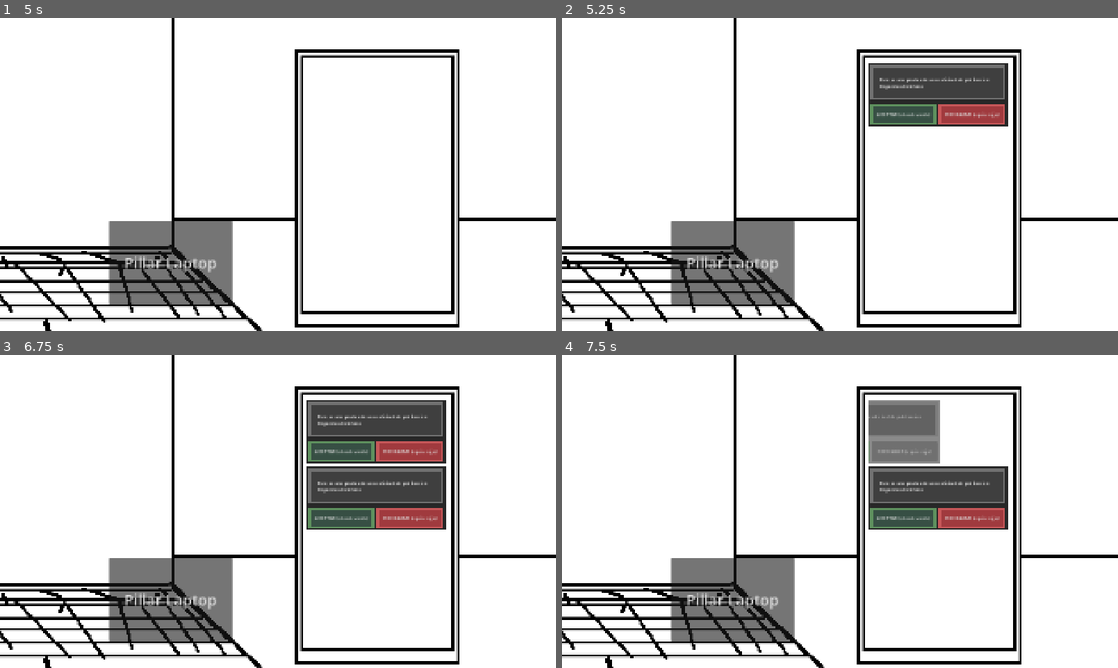
Above: before the commit, frames 1-4 (two rows, left to right).
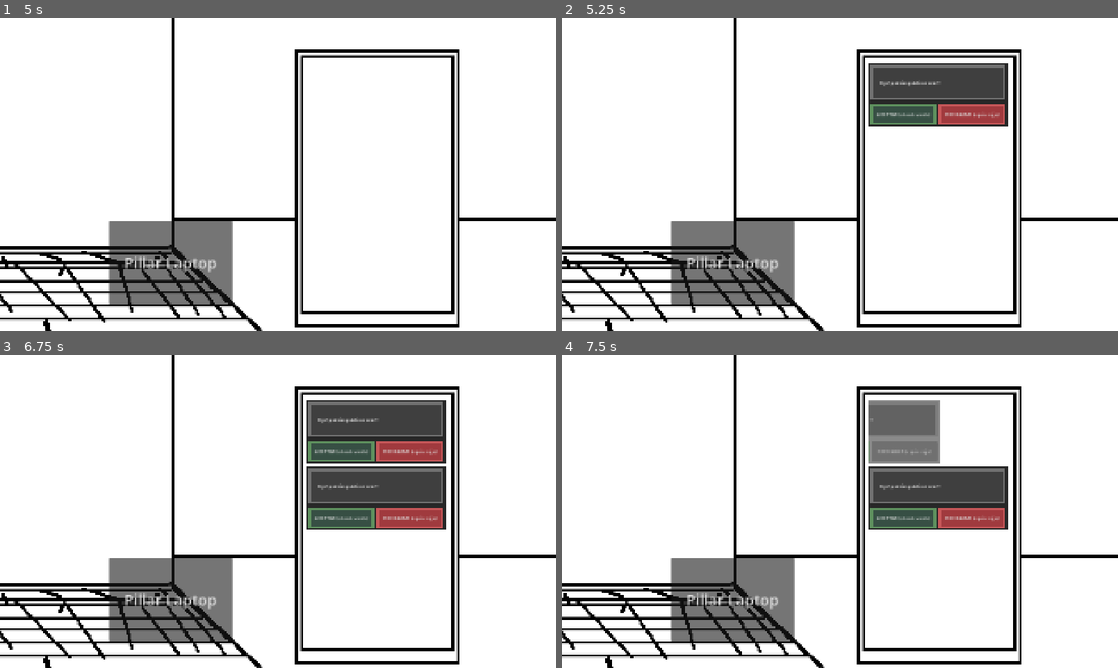
Above: after the commit, the same moments.

Repository: marcosnieto503-ui/JuegoFeriaGamer26-2Poo
Game: Godot game, scene res://Escenas/gameplay.tscn
Two runs of this game, one before a commit and one after it. Both use one fixed random seed, a clock stepped at 60 frames per second and the inputs below.
Inputs (mouse positions are in pixels of both pictures, inside the frame that each line leads up to):
- Up to frame 1 (5 s): click "Pillar Laptop" at 0.5 s; click "Agarrar CElular" at 1.25 s; click "Pillar Laptop" at 2 s; click "Agarrar CElular" at 2.75 s; click "Pillar Laptop" at 3.5 s; click "Agarrar CElular" at 4.25 s
- Up to frame 2 (5.25 s): tap Enter at 5 s; move the mouse to (962, 158) at 5.02 s; tap Space (espacio) at 5.1 s
- Up to frame 3 (6.75 s): click "ACEPTAR (check verde)" at 5.75 s; tap Space (espacio) at 6.5, 6.6 s; move the mouse to (166, 527) at 6.52 s
- Up to frame 4 (7.5 s): click "RECHAZAR (equis roja)" at 7.25 s

Frame 1 is identical in both runs. In frame 2, 0.3% of the frame differs, in the area x 57-77%, y 19-23%; in frame 3, 0.6%, in the area x 57-77%, y 19-45%; in frame 4, 0.3%.

Commit message:
primer avance en uso de manejo de archivos

Diff:
--- /dev/null
+++ b/Scripts/Utils.gd
@@ -0,0 +1,36 @@
+extends Node
+
+var publis = []
+#ee funciones utiles accesibnles desde todo el proyecto
+const rutaPublis = "res://Recursos/publicaciones.txt"
+
+func leer_archivo_publi(ruta:String):
+	if not FileAccess.file_exists(ruta):
+		push_error("Archivo no encontrado: " + ruta)
+		return
+
+	var archivo = FileAccess.open(ruta, FileAccess.READ)
+	if archivo == null:
+		push_error("Error al abrir: " + str(FileAccess.get_open_error()))
+		return
+
+	var num_linea := 0
+	var textoNoti
+	var dataPublic: PackedStringArray = []
+	var leyendoPubli = false
+	var procesando = false
+
+	while not archivo.eof_reached():
+		var linea = archivo.get_line()
+
+		if (linea.begins_with("#") and leyendoPubli == false):
+			textoNoti = linea.lstrip("#").rstrip("#")
+
+		if (linea.begins_with("*") and procesando == false):
+			procesando = true
+			continue
+		if (procesando):
+			if (linea.begins_with("*")):
+				publis.append(dataPublicacion.new(textoNoti,"\n".join(dataPublic)))
+				break
+			dataPublic.append(linea)
--- /dev/null
+++ b/Scripts/dataPublicacion.gd
@@ -0,0 +1,10 @@
+extends Node
+
+class_name dataPublicacion
+
+var textoNoti = ""
+var dataPubli = ""
+
+func _init(textoNoti:String, dataPubli:String):
+	self.textoNoti = textoNoti
+	self.dataPubli = dataPubli
--- a/Scripts/gameplay.gd
+++ b/Scripts/gameplay.gd
@@ -23,6 +23,8 @@
 # Called when the node enters the scene tree for the first time.
 func _ready() -> void:
 	fondo.frame = noFocus
+	pantalla.hide()
+	Utils.leer_archivo_publi(Utils.rutaPublis)
 
 # Called every frame. 'delta' is the elapsed time since the previous frame.
 func _process(delta: float) -> void:
@@ -32,7 +34,9 @@
 	if (Input.is_action_just_pressed("espacio")):
 		var notif = NOTIFICACION.instantiate()
 		notif.size_flags_horizontal = Control.SIZE_EXPAND_FILL
+		var publiData = Utils.publis[0]
 		cajaNotif.add_child(notif)
+		notif.asignarTextoNoti(publiData.textoNoti)
 		print("pressed op")
 
 
--- a/Scripts/notificacion.gd
+++ b/Scripts/notificacion.gd
@@ -1,4 +1,6 @@
 extends PanelContainer
+
+@onready var nodoTexto = $Container/TextoNotificacion
 
 
 # Called when the node enters the scene tree for the first time.
@@ -10,9 +12,20 @@
 func _process(delta: float) -> void:
 	pass
 
-
+func asignarTextoNoti(notiText:String):
+	nodoTexto.set_text(notiText)
 
 func _on_aceptar_button_up() -> void:
+
+	#esto es una prubeita
+	#
+	#Utils.leer_archivo_publi(Utils.rutaPublis)
+	#for publi in Utils.publis:
+		#print("testo comm: ", publi.textoNoti)
+		#print("texto pubnlic: ", publi.dataPubli)
+	#
+	#aqui termina el codigo ed la pruebota
+
 	_eliminar()
 
 func _on_rechazar_button_up() -> void:
--- a/project.godot
+++ b/project.godot
@@ -14,6 +14,10 @@
 run/main_scene="uid://bna2gcijngbas"
 config/features=PackedStringArray("4.7", "Forward Plus")
 config/icon="res://icon.svg"
+
+[autoload]
+
+Utils="*uid://cxs56wj4ls025"
 
 [display]
 
Not shown, added: Recursos/publicaciones.txt
Not shown, added: Scripts/Utils.gd.uid
Not shown, added: Scripts/dataPublicacion.gd.uid
